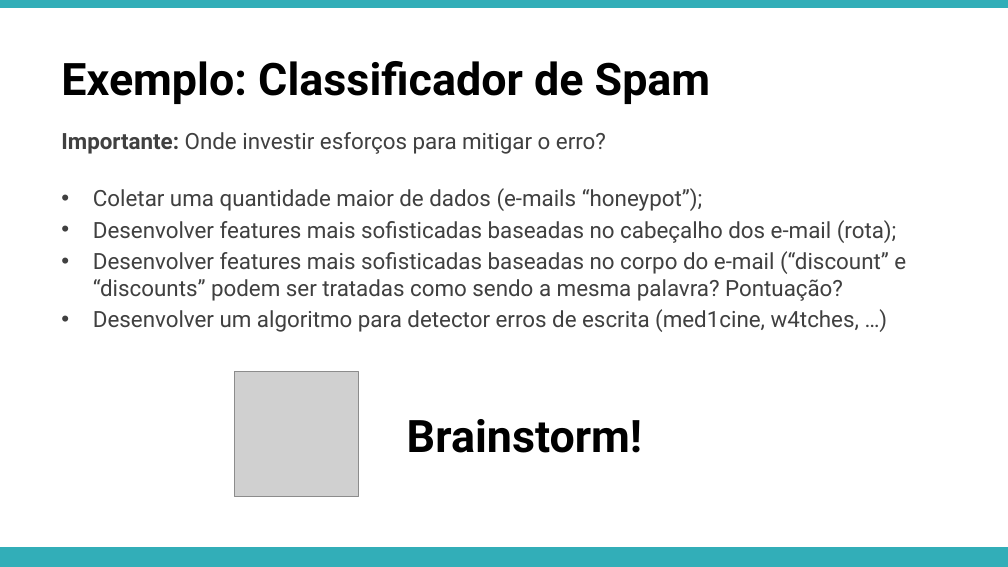
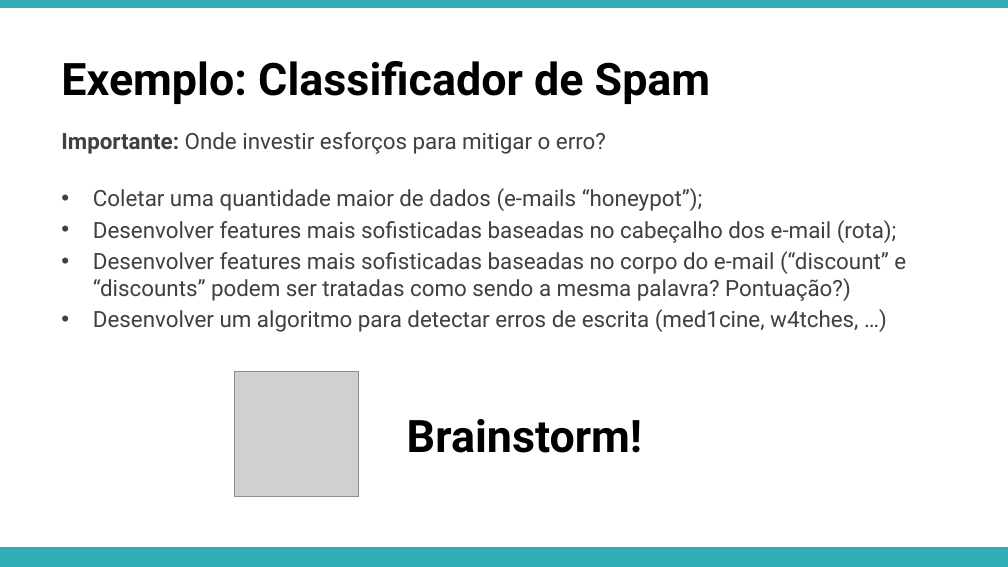
Before and after one commit to APILASTRI/coursera-stanford, a slide deck: slide 8 of machine-learning/notations/semana-6/presentation/10-ml-system-design.pptx. Drawn at 1008x567 pixels with LibreOffice and Linux fonts; fonts in the diff are those of the drawing; grey boxes stand for pictures. Boxes give left, top, right and bottom in pixels: in the first picture for what was removed or moved away, otherwise in the second. Text is boxed around its words. In the diff, an @@ line names an element or a change of style, - is before the commit and + after.

```diff
--- a/machine-learning/notations/semana-6/presentation/10-ml-system-design.pptx
+++ b/machine-learning/notations/semana-6/presentation/10-ml-system-design.pptx
@@ text at (x1=93, y1=251, x2=906, y2=332): text changed @@
-• Desenvolver features mais sofisticadas baseadas no corpo do e-mail (“discount” e “discounts” podem ser tratadas como sendo a mesma palavra? Pontuação?
-• Desenvolver um algoritmo para detector erros de escrita (med1cine, w4tches, …)
+• Desenvolver features mais sofisticadas baseadas no corpo do e-mail (“discount” e “discounts” podem ser tratadas como sendo a mesma palavra? Pontuação?)
+• Desenvolver um algoritmo para detectar erros de escrita (med1cine, w4tches, …)
```
Also in this commit, not shown: 1 other file.
